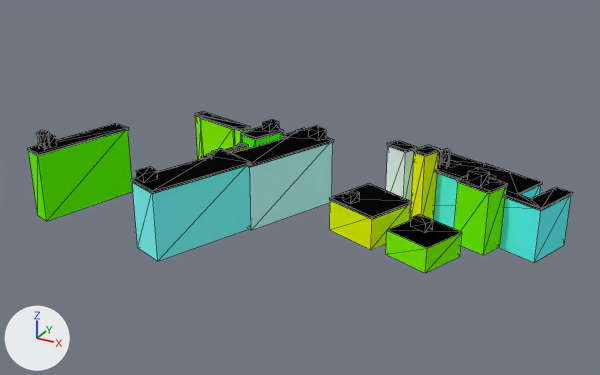
The glTF model web/public/assets/cities/paris/tiles/10_7.bld.glb as it was, and as the next commit left it.
Both versions are drawn from a 50 mm camera at (2854.7, 1608.2, 146.4) aimed at (2735.0, 1825.8, 37.6). The lights are fixed; the arrows at lower left show +X, +Y and +Z. The picture after the commit comes second. Mesh edges are drawn as thin lines. Where no turn or scale is listed for an object, it has been applied to the vertices. Vertices at exactly the same position are counted once.

Objects in the first picture: '10_7'.
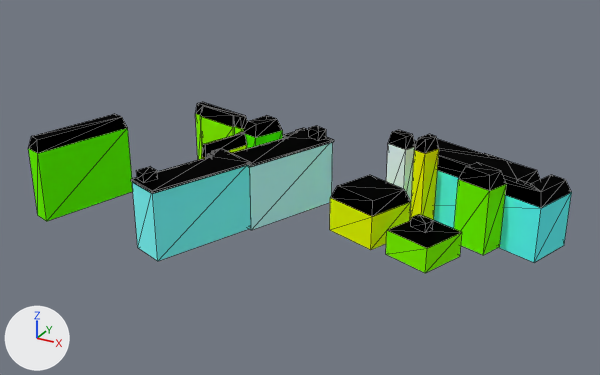
Where the newer file only moved an object's origin or applied its transform, the numbers keep the older frame.

The change, as a list of edits to the scene's bpy script:
```text
Change me_10_7:
    used by ob_10_7; location = (2732.5, 1824.5, 36.5)
    remove me_10_7.from_pydata(...)  # 550 vertices, 668 faces; spans x -83.0..83.0, y -42.0..42.0, z -16.0..16.0
    add me_10_7.from_pydata(...)  # 262 vertices, 380 faces; spans x -83.0..83.0, y -42.0..42.0, z -16.0..19.0
    me_10_7 part 1: 30 loose pieces with 326 vertices, spanning x -83.0..83.0, y -34.0..42.0, z -11.0..16.0, are deleted
    me_10_7 part 2
    11 vertices are removed from x -26.0..-15.0, y 9.0..23.0, z 11.0..12.0
    18 faces are deleted
    32 vertices are added at x -82.0..77.0, y -32.0..40.0, z 5.0..19.0
    6 new vertices lie (-2.0, -1.0, 4.0) away from vertices in x -67.0..83.0, y 1.0..27.0, z 1.0..12.0
    6 new vertices lie (-1.0, -1.0, 4.0) away from vertices in x -23.0..73.0, y 11.0..32.0, z 7.0..15.0
    5 new vertices lie (0.0, 0.0, 4.0) away from vertices in x -57.0..-26.0, y -6.0..32.0, z 7.0..8.0
    134 new faces join them, mat_roof
```

Boxes (x1, y1, x2, y2) around the edits, measured in the pictures (600 x 375 px):
'10_7', reshaped: before (27, 111, 573, 273); after (28, 102, 572, 273)
part 1 of me_10_7, deleted: before (27, 111, 573, 248)
part 2 of me_10_7, built on: before (241, 126, 284, 140); after (28, 102, 571, 248)
